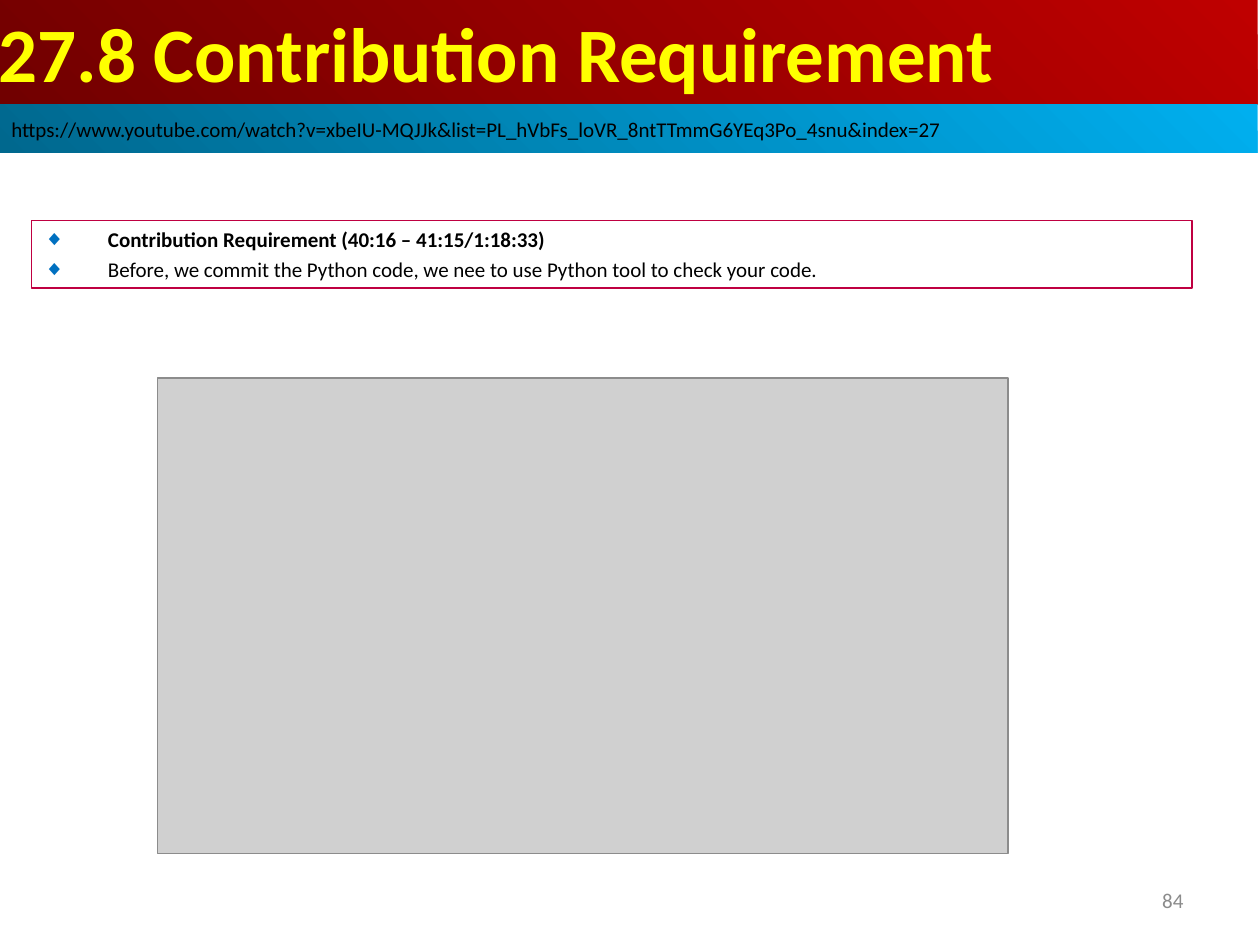
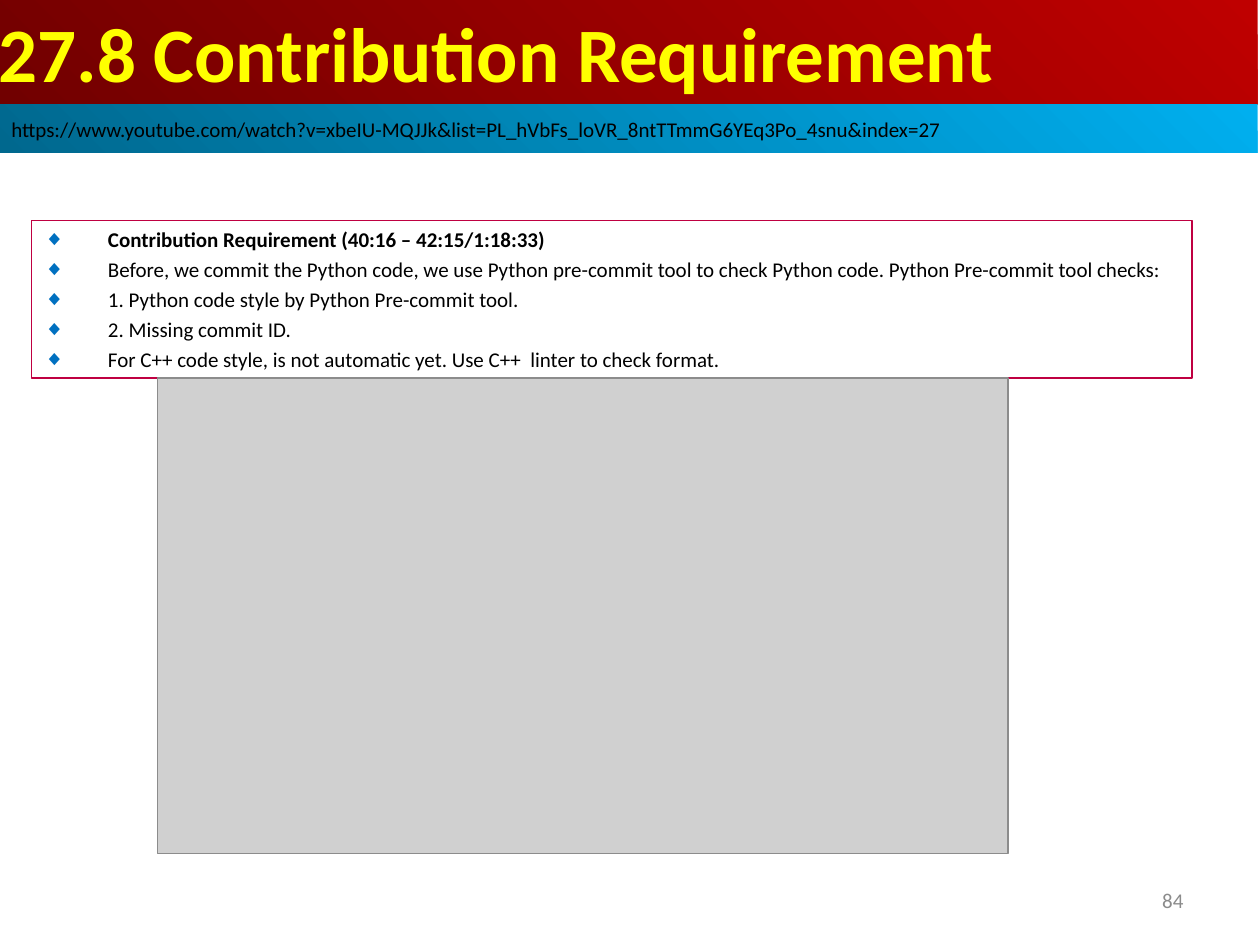
Before and after one commit to peterhchen/AIU_CS850_Gem5_McPAT, a slide deck: slide 84 of 050_Gem5/027.Contribute/000_Video/027_01.Contribute.ppt. Drawn at 1260x945 pixels with LibreOffice and Linux fonts; fonts in the diff are those of the drawing; grey boxes stand for pictures. Boxes give left, top, right and bottom in pixels: in the first picture for what was removed or moved away, otherwise in the second. Text is boxed around its words. In the diff, an @@ line names an element or a change of style, - is before the commit and + after.

```diff
--- a/050_Gem5/027.Contribute/000_Video/027_01.Contribute.ppt
+++ b/050_Gem5/027.Contribute/000_Video/027_01.Contribute.ppt
@@ rectangle "Contribution Requirement (40:16 – 42:15/1:18:33)": place and size @@
-rectangle "Contribution Requirement (40:16 – 42:15/1:18:33)" at [32, 220, 1192, 289]
+rectangle "Contribution Requirement (40:16 – 42:15/1:18:33)" at [32, 220, 1192, 378]
@@ text in rectangle at [108, 231, 1159, 371]: text changed @@
-◆ Contribution Requirement (40:16 – 41:15/1:18:33)
-◆ Before, we commit the Python code, we nee to use Python tool to check your code.
+◆ Contribution Requirement (40:16 – 42:15/1:18:33)
+◆ Before, we commit the Python code, we use Python pre-commit tool to check Python code. Python Pre-commit tool checks:
+◆ 1. Python code style by Python Pre-commit tool.
+◆ 2. Missing commit ID.
+◆ For C++ code style, is not automatic yet. Use C++ linter to check format.
```
Also in this commit, not shown: 2 slides added.
